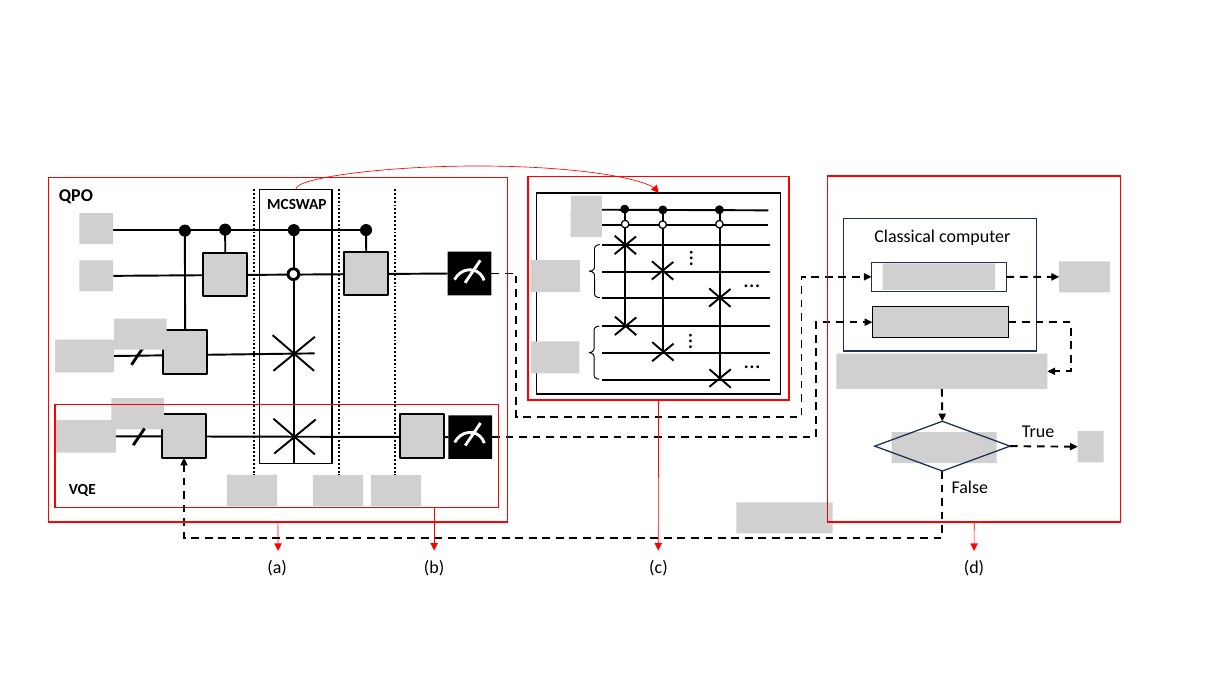
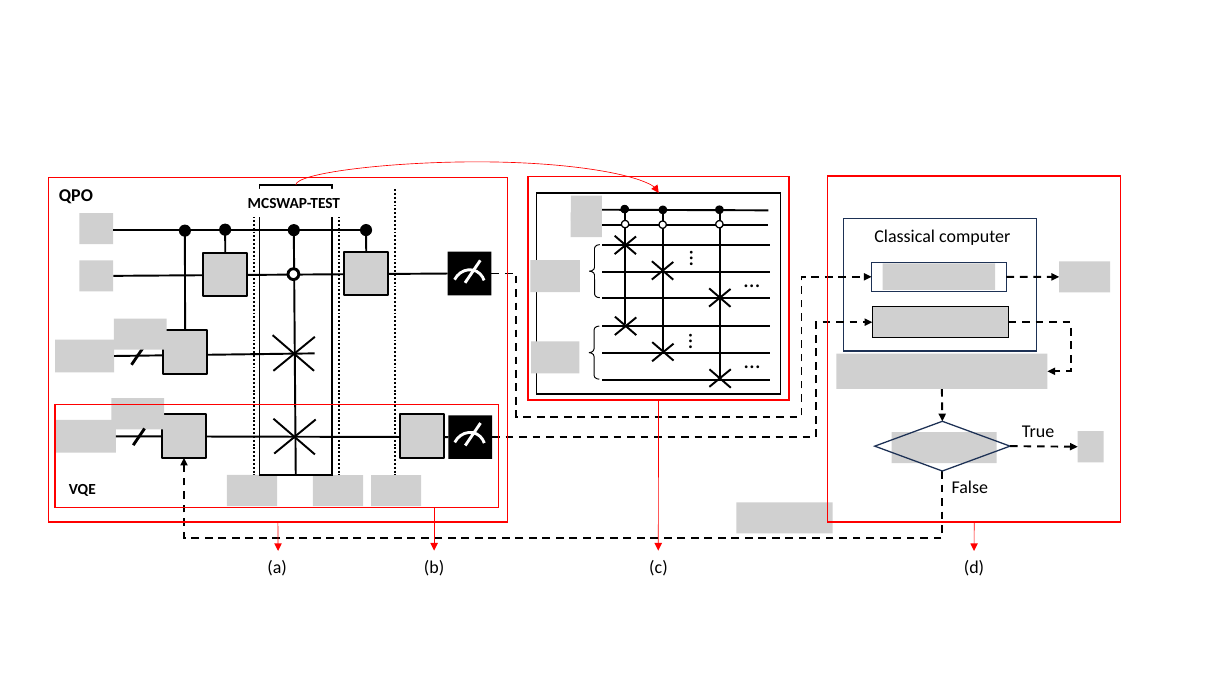
Before and after one commit to tulliavu/QPO, a slide deck: slide 3 of images/Presentation4.pptx. Drawn at 1232x693 pixels with LibreOffice and Linux fonts; fonts in the diff are those of the drawing; grey boxes stand for pictures. Boxes give left, top, right and bottom in pixels: in the first picture for what was removed or moved away, otherwise in the second. Text is boxed around its words. In the diff, an @@ line names an element or a change of style, - is before the commit and + after.

Commit message:
Update slides

```diff
--- a/images/Presentation4.pptx
+++ b/images/Presentation4.pptx
@@ curved arrow moved from (296, 189) - (659, 193) to (296, 185) - (659, 193) @@
@@ text at bbox=[248, 198, 340, 208]: text changed @@
-MCSWAP
+MCSWAP-TEST
@@ rectangle: place and size @@
-rectangle at bbox=[260, 189, 333, 464]
+rectangle at bbox=[260, 185, 333, 475]
@@ line moved from (294, 236) - (294, 463) to (294, 236) - (296, 475) @@
```
Also in this commit, not shown: 1 other file.
